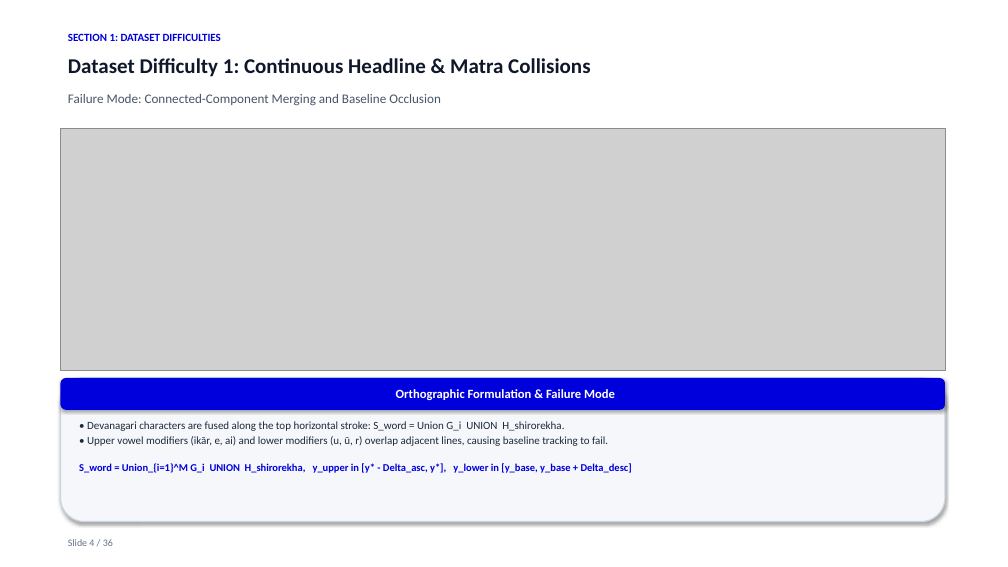
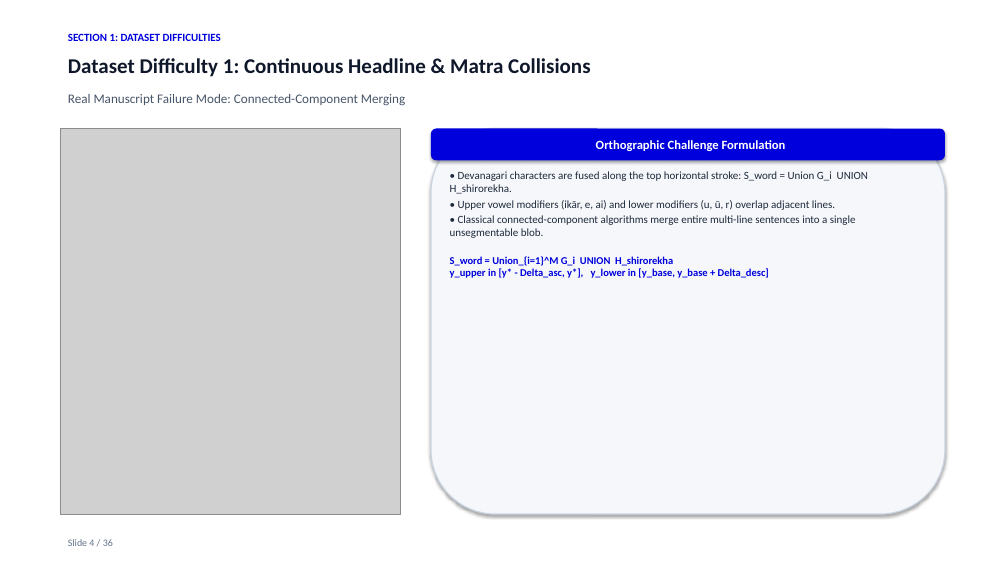
Before and after one commit to Dakshankarthic/Indic, a slide deck: slide 4 of docs/Archival_Manuscript_Layout_Analysis_Presentation.pptx. Drawn at 1008x567 pixels with LibreOffice and Linux fonts; fonts in the diff are those of the drawing; grey boxes stand for pictures. Boxes give left, top, right and bottom in pixels: in the first picture for what was removed or moved away, otherwise in the second. Text is boxed around its words. In the diff, an @@ line names an element or a change of style, - is before the commit and + after.

Commit message:
docs: replace synthetic images with 100% authentic historical manuscript scans and crops across all dataset difficulties

```diff
--- a/docs/Archival_Manuscript_Layout_Analysis_Presentation.pptx
+++ b/docs/Archival_Manuscript_Layout_Analysis_Presentation.pptx
@@ text at [68, 94, 405, 105]: text changed @@
-Failure Mode: Connected-Component Merging and Baseline Occlusion
+Real Manuscript Failure Mode: Connected-Component Merging
@@ picture: place and size @@
-picture at [60, 129, 945, 371]
+picture at [60, 129, 401, 514]
@@ rounded rectangle "Orthographic Challenge Formulation": place and size @@
-rounded rectangle "Orthographic Challenge Formulation" at [60, 378, 945, 410]
+rounded rectangle "Orthographic Challenge Formulation" at [431, 129, 945, 160]
@@ rounded rectangle: place and size @@
-rounded rectangle at [60, 378, 945, 522]
+rounded rectangle at [431, 129, 945, 514]
@@ text in rounded rectangle at [596, 140, 786, 151]: text changed @@
-Orthographic Formulation & Failure Mode
+Orthographic Challenge Formulation
@@ text "• Devanagari characters are fused ...": place and size @@
-text "• Devanagari characters are fused ..." at [79, 421, 632, 473]
+text "• Devanagari characters are fused ..." at [450, 171, 868, 278]
@@ text at [450, 200, 856, 278]: text changed @@
-• Upper vowel modifiers (ikār, e, ai) and lower modifiers (u, ū, r) overlap adjacent lines, causing baseline tracking to fail.
-S_word = Union_{i=1}^M G_i UNION H_shirorekha, y_upper in [y* - Delta_asc, y*], y_lower in [y_base, y_base + Delta_desc]
+• Upper vowel modifiers (ikār, e, ai) and lower modifiers (u, ū, r) overlap adjacent lines.
+• Classical connected-component algorithms merge entire multi-line sentences into a single unsegmentable blob.
+S_word = Union_{i=1}^M G_i UNION H_shirorekha
+y_upper in [y* - Delta_asc, y*], y_lower in [y_base, y_base + Delta_desc]
```
Also in this commit, not shown: 3 other slides changed, 16 other files.
